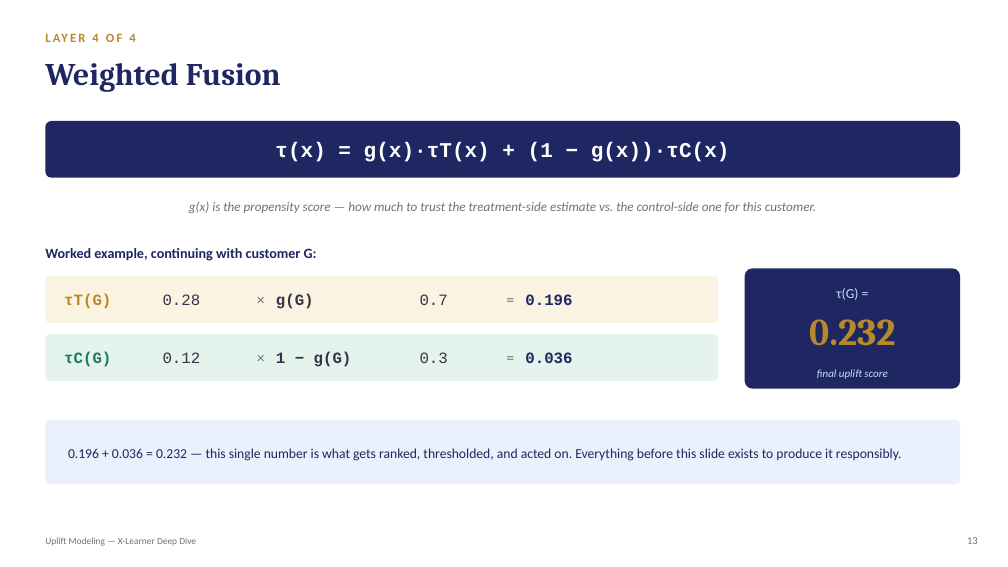
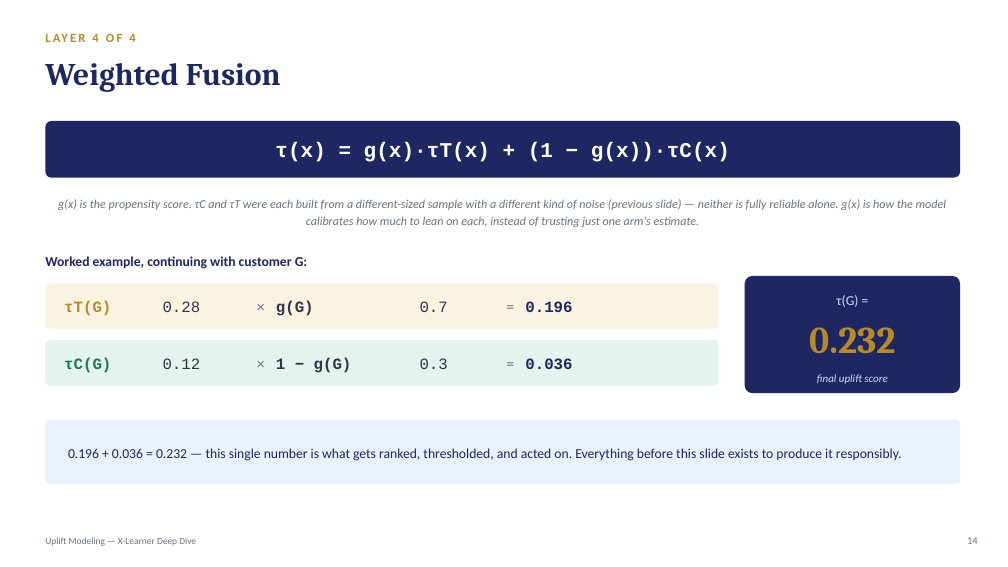
Before and after one commit to crystal1361/uplift-model, a slide deck: slide 14 of uplift_model_deck.pptx (slide 13 before the commit). Drawn at 1008x567 pixels with LibreOffice and Linux fonts; fonts in the diff are those of the drawing. Boxes give left, top, right and bottom in pixels: in the first picture for what was removed or moved away, otherwise in the second. Text is boxed around its words. In the diff, an @@ line names an element or a change of style, - is before the commit and + after.

```diff
--- a/uplift_model_deck.pptx
+++ b/uplift_model_deck.pptx
@@ text at [58, 199, 947, 227]: text changed; size 12.5 to 11.5 pt @@
-g(x) is the propensity score — how much to trust the treatment-side estimate vs. the control-side one for this customer.
+g(x) is the propensity score. τC and τT were each built from a different-sized sample with a different kind of noise (previous slide) — neither is fully reliable alone. g(x) is how the model calibrates how much to lean on each, instead of trusting just one arm's estimate.
@@ text "Worked example, continuing with customer ...": place and size @@
-text "Worked example, continuing with customer ..." at [45, 248, 317, 261]
+text "Worked example, continuing with customer ..." at [45, 256, 307, 269]
@@ text "Worked example, continuing with customer ..." at [45, 256, 307, 269]: size 13.5 to 13 pt @@
@@ 8 texts, 1 rounded rectangle: place and size @@
-8 texts, 1 rounded rectangle at [45, 276, 895, 346]
+8 texts, 1 rounded rectangle at [45, 284, 895, 354]
@@ proportions changed in 3 elements at [45, 340, 718, 386], [45, 284, 718, 329], [745, 276, 960, 393] @@
@@ rounded rectangle: place and size @@
-rounded rectangle at [745, 268, 960, 389]
+rounded rectangle at [745, 276, 960, 393]
@@ 9 texts, 1 rounded rectangle: place and size @@
-9 texts, 1 rounded rectangle at [45, 288, 887, 381]
+9 texts, 1 rounded rectangle at [45, 295, 887, 386]
@@ text at [967, 537, 978, 544]: text changed @@
-13
+14
```
Also in this commit, not shown: 9 other slides changed, 1 slide added, 2 other files.
